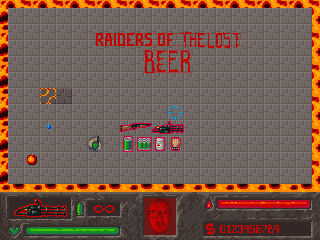
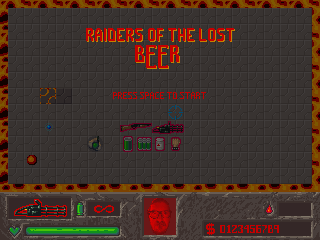
The second 320 × 240 image is a revision of the first. Changes to its layers:
added layer "Layer 20" in group "Overlay" over (113, 92, 206, 99)
renamed "Layer 18" to "Layer 19", painted on it over (0, 0, 320, 192)
hid "Layer 17" over (94, 33, 243, 73)
hid "sacrificebar" over (218, 200, 310, 208)
painted on "HUD_background" over (199, 192, 318, 218)
